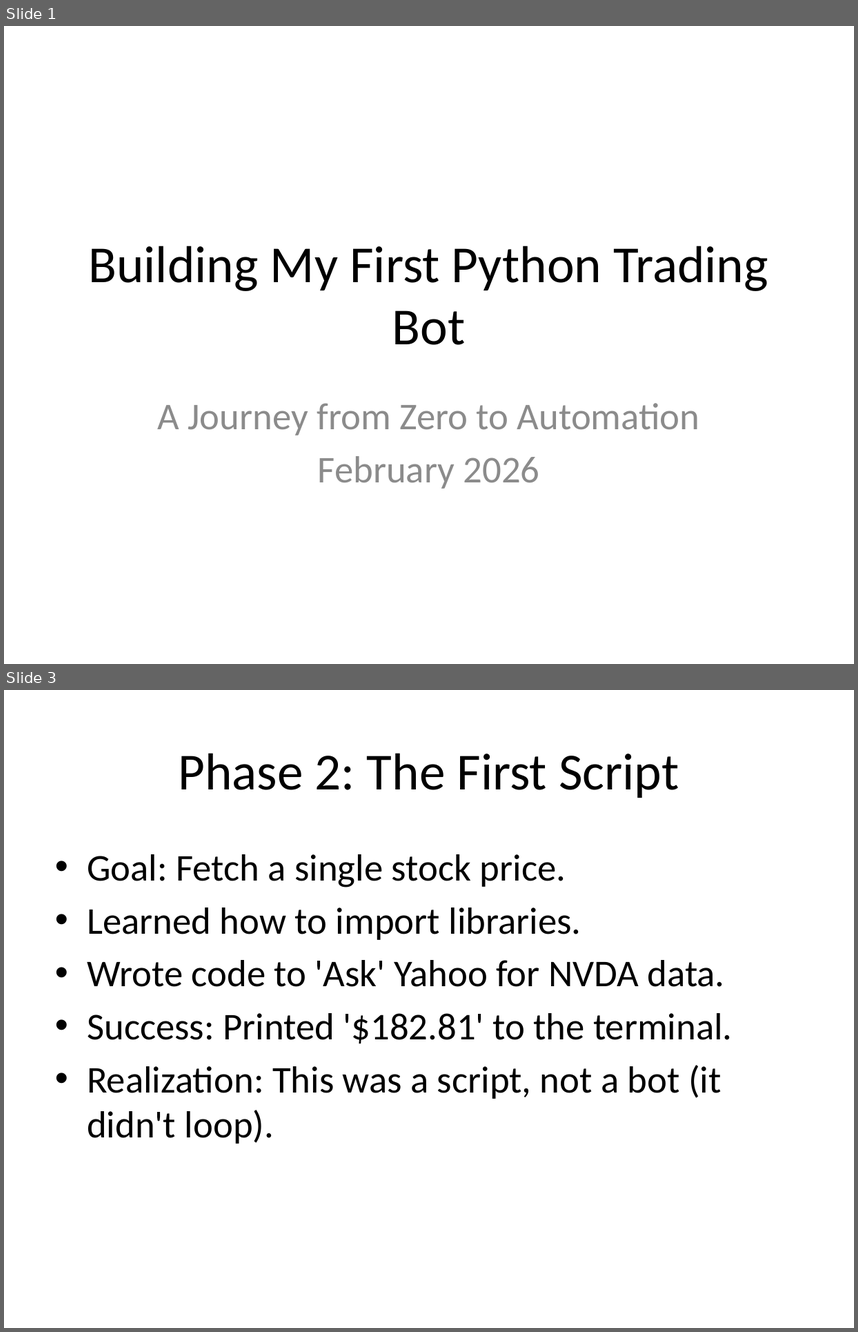
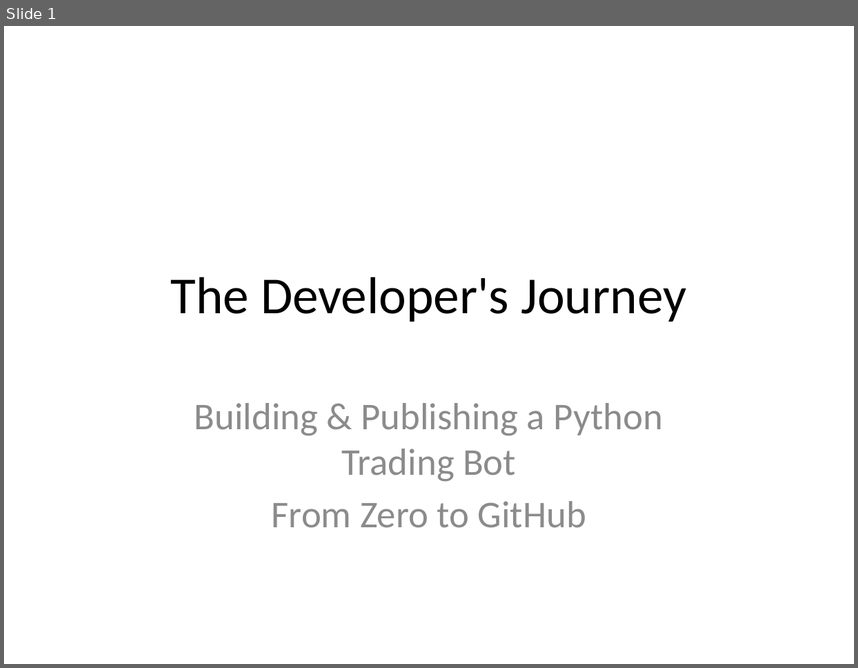
Before and after one commit to learnhowtolikeit/python-trading-bot, a slide deck: My_Trading_Bot_Journey.pptx. Shown one above the other, each under a label of ours: slides 1 and 3 before the commit, slide 1 after it; the slides between them are not shown. The pictures are 858x1332 and 858x668 pixels, drawn with LibreOffice and Linux fonts; fonts in the diff are those of the drawing. Boxes give left, top, right and bottom in pixels: in the first picture for what was removed or moved away, otherwise in the second. Text is boxed around its words. In the diff, an @@ line names an element or a change of style, - is before the commit and + after.

Commit message:
Updated PPTX Journey Deck

```diff
--- a/My_Trading_Bot_Journey.pptx
+++ b/My_Trading_Bot_Journey.pptx
@@ slide 3 removed at box(4, 690, 854, 1328), background #FFFFFF @@
@@ title removed at box(178, 753, 679, 798) @@
-Phase 2: The First Script
@@ text removed at box(87, 854, 733, 1143) @@
-• Goal: Fetch a single stock price.
-• Learned how to import libraries.
-• Wrote code to 'Ask' Yahoo for NVDA data.
-• Success: Printed '$182.81' to the terminal.
-• Realization: This was a script, not a bot (it didn't loop).
@@ slide 1 changed as well @@
@@ title at box(171, 276, 686, 321): text changed @@
-Building My First Python Trading Bot
+The Developer's Journey
@@ subtitle at box(194, 403, 662, 528): text changed @@
-A Journey from Zero to Automation
-February 2026
+Building & Publishing a Python Trading Bot
+From Zero to GitHub
```
Also in this commit, not shown: 1 other slide changed, 6 slides added, 2 other slides removed, 1 other file.
